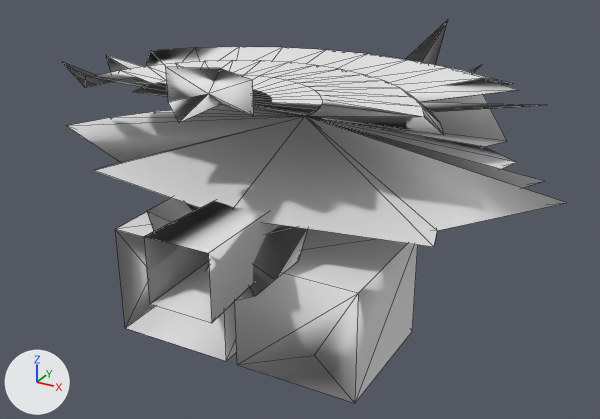
Renders of the OBJ model assets/meshes/hull_terran_tender_frag_5.obj from each side of a commit.
Before and after are seen from a 50 mm lens placed at (1.33, -2.97, 1.59), pointed at (-0.16, -0.26, 0.23). Lighting does not change. The marker at lower left points along +X, +Y and +Z. The first picture is the older version. Mesh edges are drawn as thin lines. Where no turn or scale is listed for an object, it has been applied to the vertices.

Objects in the first picture: 'hull_terran_tender_frag_5'.
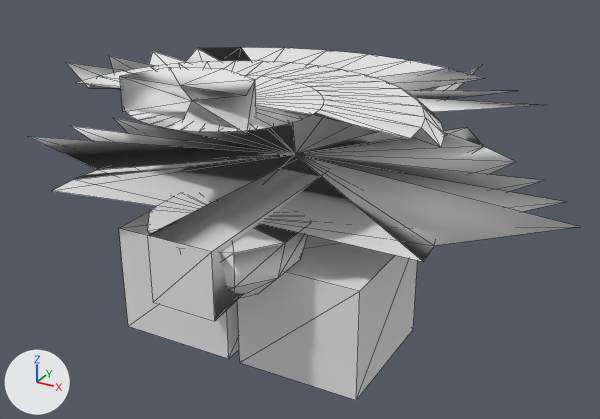
The edits, one by one:
me_hull_terran_tender_frag_5 is used by ob_hull_terran_tender_frag_5; location (0.0, 0.0, 0.0).
me_hull_terran_tender_frag_5 had 195 vertices, 358 faces and spanned x -0.99..0.91, y -1.28..1.19, z 0.0..1.0.
me_hull_terran_tender_frag_5 now has 214 vertices, 394 faces and spans x -1.03..0.99, y -1.3..1.2, z 0.0..1.0.
me_hull_terran_tender_frag_5 part 1: a new loose piece, a box spanning x -0.45..-0.02, y -1.01..-0.54, z 0.0..0.39, in mat_skin (white #e7e7e7).
me_hull_terran_tender_frag_5 part 2: a new loose piece, a box spanning x 0.02..0.45, y -1.01..-0.54, z 0.0..0.39, in mat_skin (white #e7e7e7).
me_hull_terran_tender_frag_5 part 3: the loose piece of 123 vertices spanning x -0.99..0.91, y -1.07..0.15, z 0.53..0.91 is rebuilt with 96 vertices and now spans x -0.96..0.79, y -1.3..0.14, z 0.79..0.9.
me_hull_terran_tender_frag_5 part 4: the loose piece of 8 vertices spanning x -0.15..0.15, y -1.23..-1.03, z 0.9..1.0 is rebuilt with 13 vertices and now spans x -0.21..0.21, y -1.22..-1.01, z 0.89..1.0.
me_hull_terran_tender_frag_5 part 5: the loose piece of 7 vertices spanning x -0.11..0.11, y -1.28..1.19, z 0.32..0.55 is rebuilt with 7 vertices and now spans x -0.11..0.11, y -1.27..1.2, z 0.32..0.55.
me_hull_terran_tender_frag_5 part 6: a new loose piece of 72 vertices spanning x -1.03..0.99, y -1.27..0.09, z 0.27..0.57.
Part 7, on me_hull_terran_tender_frag_5:
14 vertices are removed from x -0.24..0.24, y -0.16..0.63, z 0.06..0.87.
20 faces are deleted.
10 vertices are added at x -0.24..0.24, y -0.15..0.05, z 0.06..0.73.
4 new faces join them, mat_skin (white #e7e7e7).
8 new faces join them, mat_interior (white #e7e7e7).
Part 8, on me_hull_terran_tender_frag_5:
43 vertices are removed from x -0.45..0.45, y -1.15..-0.55, z 0.0..0.53.
74 faces are deleted.

Boxes (x1, y1, x2, y2) around the edits, measured in the pictures (600 x 419 px):
'hull_terran_tender_frag_5', reshaped (10% wider, 8% shorter)
    before: (62, 20, 566, 403)
    after: (28, 47, 580, 400)
part 1 of me_hull_terran_tender_frag_5, added
    after: (119, 211, 239, 359)
part 2 of me_hull_terran_tender_frag_5, added
    after: (237, 235, 417, 400)
part 3 of me_hull_terran_tender_frag_5, rebuilt (50% shorter)
    before: (62, 47, 566, 247)
    after: (65, 47, 541, 147)
part 4 of me_hull_terran_tender_frag_5, rebuilt (54% wider, 21% taller)
    before: (166, 67, 254, 122)
    after: (120, 67, 256, 134)
part 5 of me_hull_terran_tender_frag_5, rebuilt
    before: (144, 65, 481, 323)
    after: (148, 65, 481, 321)
part 6 of me_hull_terran_tender_frag_5, added
    after: (28, 115, 580, 299)
part 7 of me_hull_terran_tender_frag_5, cut back
    before: (406, 20, 448, 65)
part 8 of me_hull_terran_tender_frag_5, deleted
    before: (115, 198, 418, 403)
